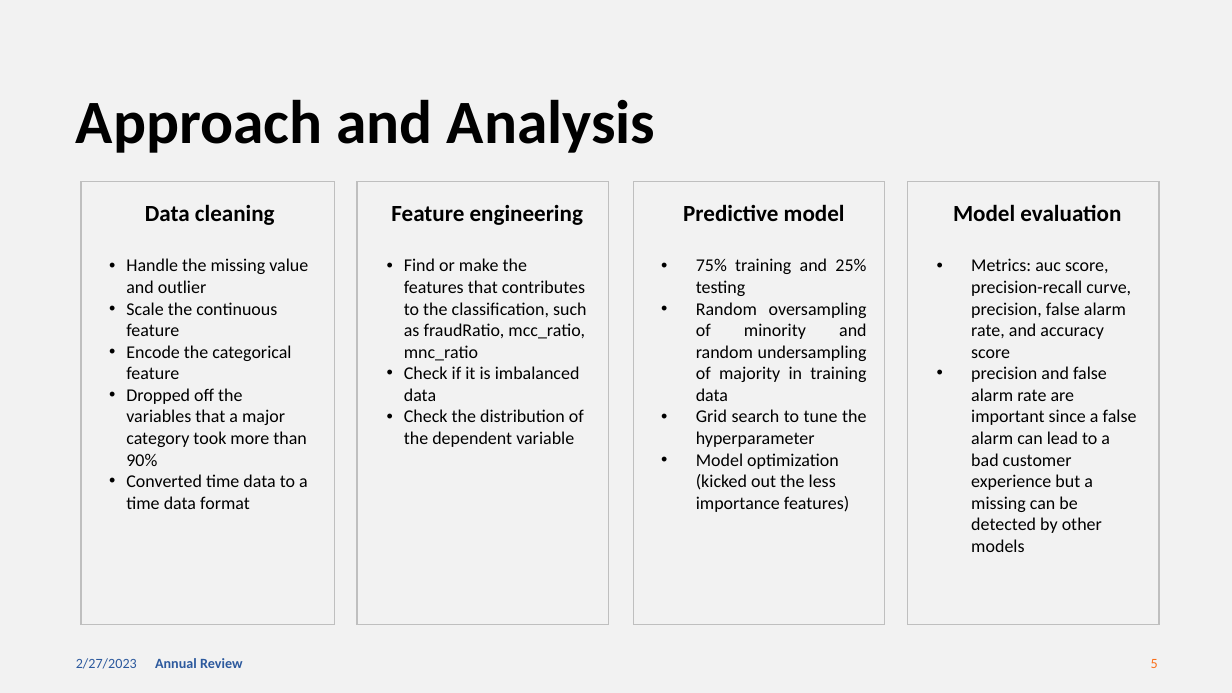
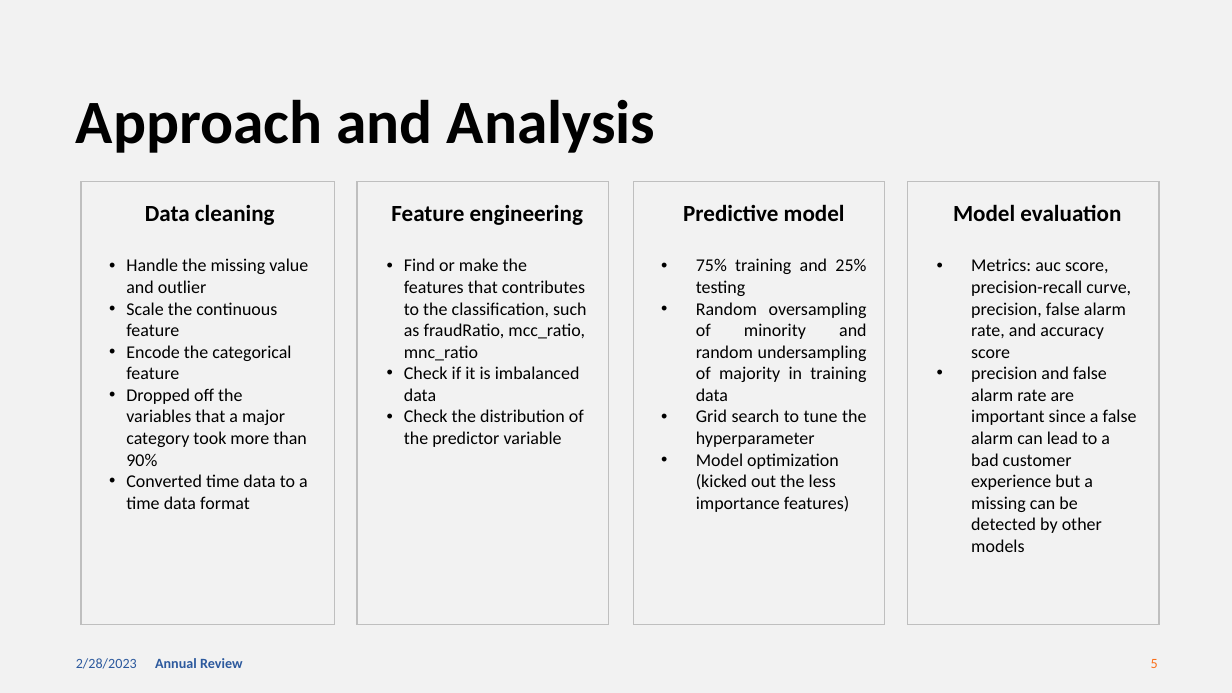
Before and after one commit to zhangjunzhe8868/Kaggle-FraudDetection, a slide deck: slide 5 of reports/Data Challenge – Fraud detection.pptx. Drawn at 1232x693 pixels with LibreOffice and Linux fonts; fonts in the diff are those of the drawing. Boxes give left, top, right and bottom in pixels: in the first picture for what was removed or moved away, otherwise in the second. Text is boxed around its words. In the diff, an @@ line names an element or a change of style, - is before the commit and + after.

```diff
--- a/reports/Data Challenge – Fraud detection.pptx
+++ b/reports/Data Challenge – Fraud detection.pptx
@@ text at (404, 409, 584, 447): text changed @@
-• Check the distribution of the dependent variable
+• Check the distribution of the predictor variable
@@ text at (76, 658, 137, 669): text changed @@
-2/27/2023
+2/28/2023
```
Also in this commit, not shown: 7 other slides changed, 1 other file.
